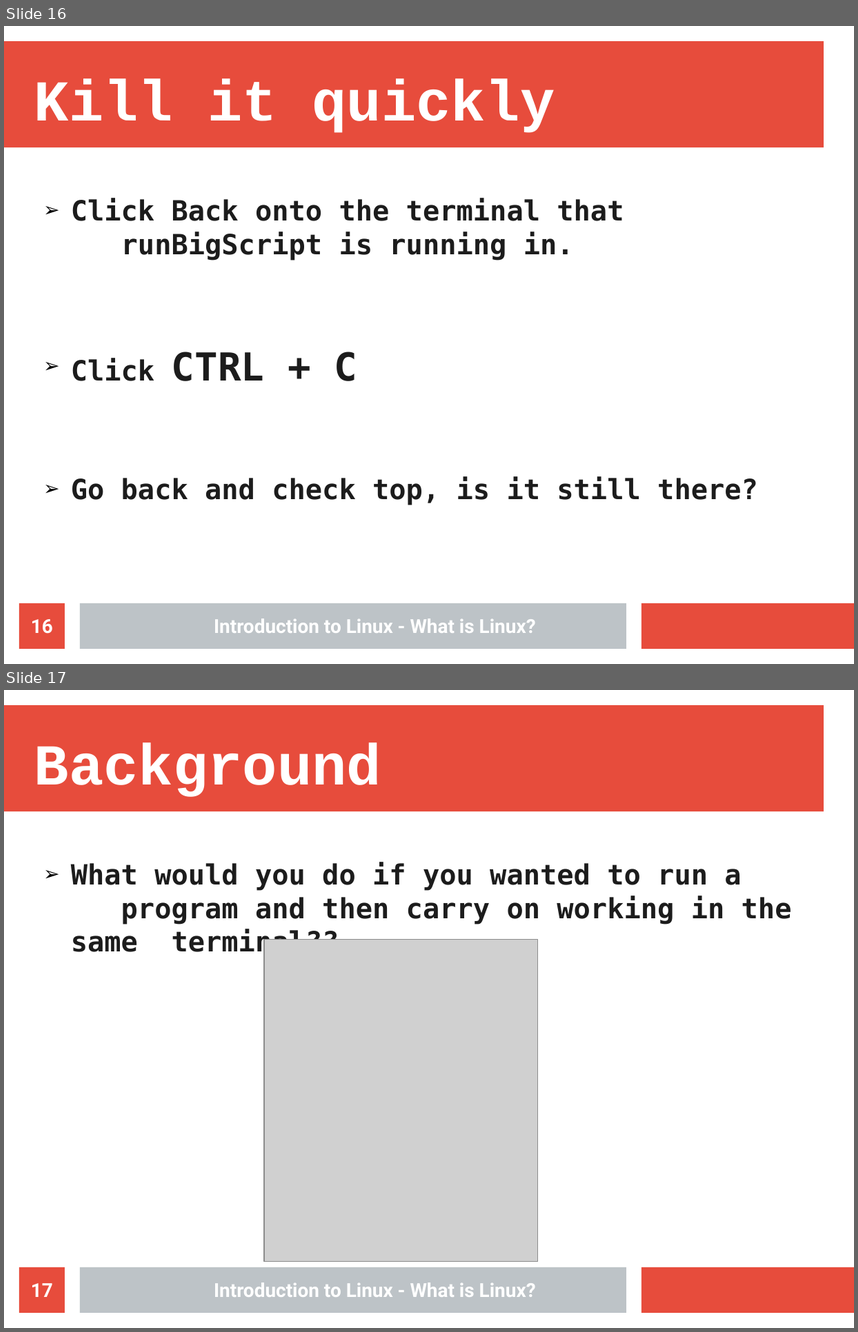
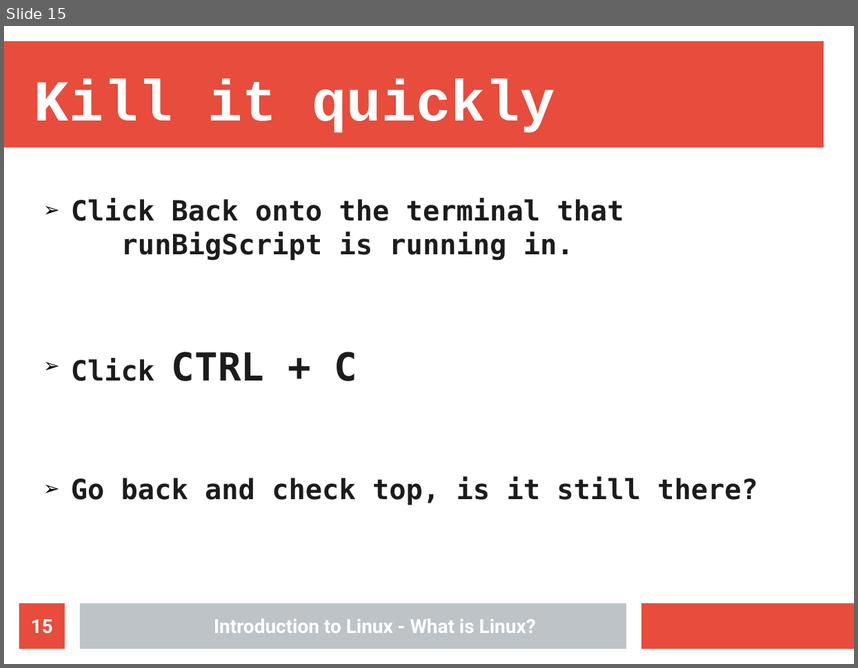
Before and after one commit to Nhlakanipho-Biyela/Intro_To_Linux_Course, a slide deck: Lecture_Slides/Lecture_4/ITL_Lecture_4_Processes.odp. Shown one above the other, each under a label of ours: slides 16 and 17 before the commit, slide 15 after it. The pictures are 858x1332 and 858x668 pixels, drawn with LibreOffice and Linux fonts; fonts in the diff are those of the drawing; grey boxes stand for pictures; background and template pictures are left out. Boxes give left, top, right and bottom in pixels: in the first picture for what was removed or moved away, otherwise in the second. Text is boxed around its words. In the diff, an @@ line names an element or a change of style, - is before the commit and + after.

```diff
--- a/Lecture_Slides/Lecture_4/ITL_Lecture_4_Processes.odp
+++ b/Lecture_Slides/Lecture_4/ITL_Lecture_4_Processes.odp
@@ slide 17 removed at [4,690,854,1328], background #FFFFFF; not listed: 3 template elements that a slide beside it also shows @@
@@ title removed at [34,743,381,797] @@
-Background
@@ text removed at [71,862,792,958] @@
-➢ What would you do if you wanted to run a program and then carry on working in the same terminal??
@@ picture removed at [264,939,538,1261] @@
@@ page number removed at [19,1267,65,1312] @@
-17
@@ text removed at [214,1283,536,1297] @@
-Introduction to Linux - What is Linux?
@@ what was slide 16 is now slide 15 @@
@@ page number at [31,619,53,634]: text changed @@
-16
+15
```
Also in this commit, not shown: 3 slides changed, 5 other slides removed, 1 other file.
